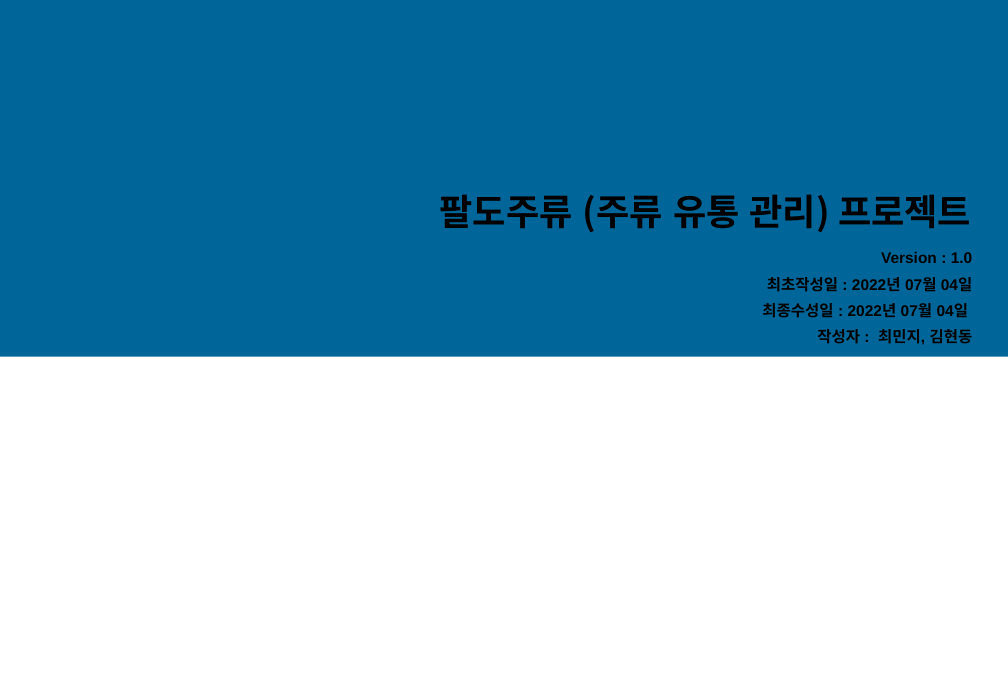
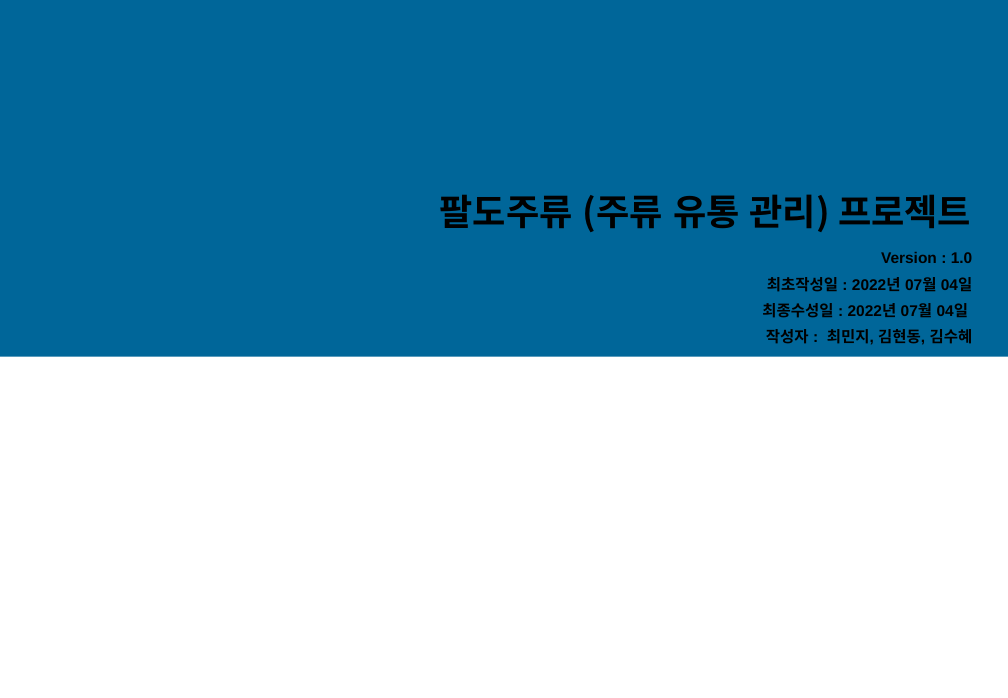
Before and after one commit to soohyeK/project_Team4, a slide deck: slide 1 of 팔도주류_UI설계서_v1.0.pptx. Drawn at 1008x698 pixels with LibreOffice and Linux fonts; fonts in the diff are those of the drawing. Boxes give left, top, right and bottom in pixels: in the first picture for what was removed or moved away, otherwise in the second. Text is boxed around its words. In the diff, an @@ line names an element or a change of style, - is before the commit and + after.

```diff
--- a/팔도주류_UI설계서_v1.0.pptx
+++ b/팔도주류_UI설계서_v1.0.pptx
@@ text at (x1=766, y1=329, x2=973, y2=345): text changed @@
-작성자 : 최민지, 김현동
+작성자 : 최민지, 김현동, 김수혜
```
Also in this commit, not shown: 2 other slides changed, 2 slides added.
